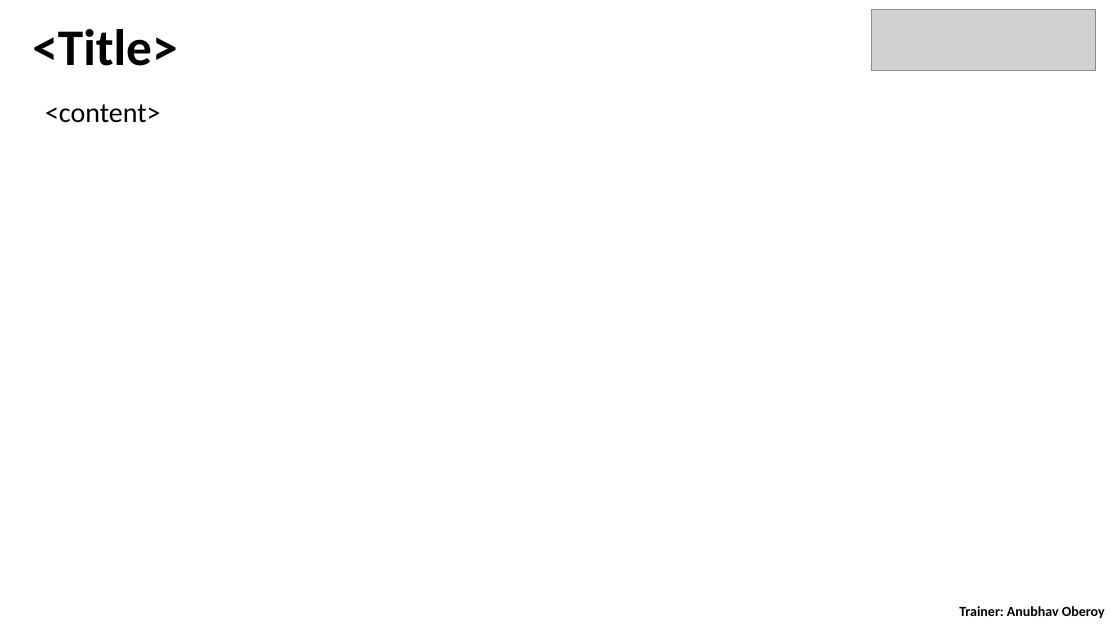
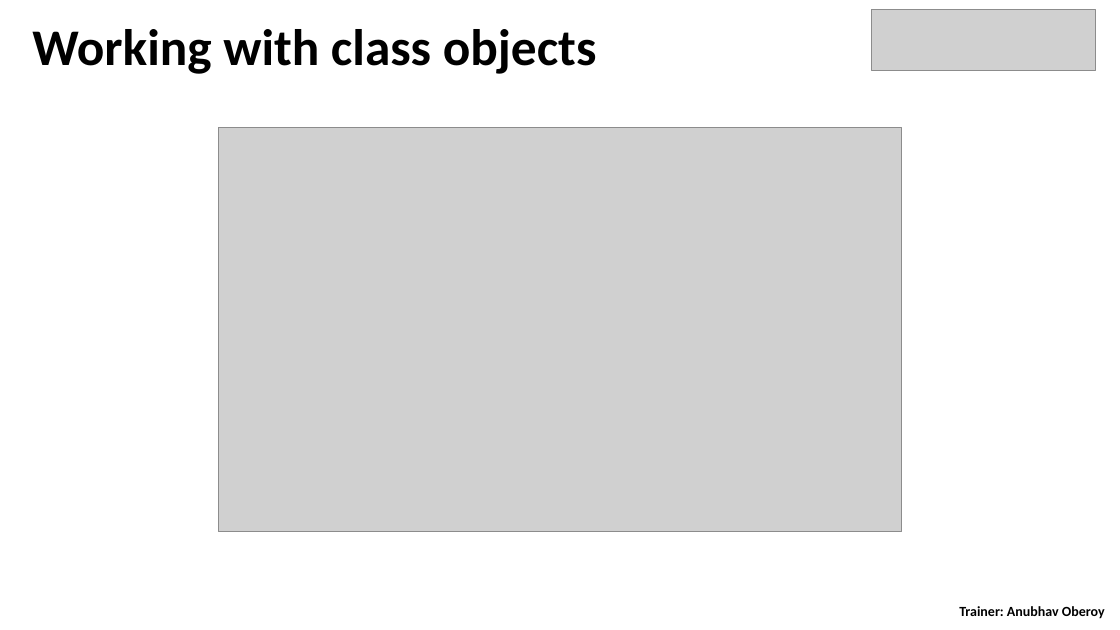
Before and after one commit to Grayser93/S4D400_Introduction_to_ABAP_on_S4HANA, a slide deck: slide 20 of day 4/S4D400 - Day 4.pptx. Drawn at 1120x630 pixels with LibreOffice and Linux fonts; fonts in the diff are those of the drawing; grey boxes stand for pictures. Boxes give left, top, right and bottom in pixels: in the first picture for what was removed or moved away, otherwise in the second. Text is boxed around its words. In the diff, an @@ line names an element or a change of style, - is before the commit and + after.

```diff
--- a/day 4/S4D400 - Day 4.pptx
+++ b/day 4/S4D400 - Day 4.pptx
@@ text at bbox=[32, 29, 597, 74]: text changed @@
-<Title>
+Working with class objects
@@ text removed at bbox=[45, 104, 161, 123] @@
-<content>
@@ picture added at bbox=[218, 128, 902, 532] @@
```
Also in this commit, not shown: 10 other slides changed, 1 slide added, 11 slides removed, 6 other files.
